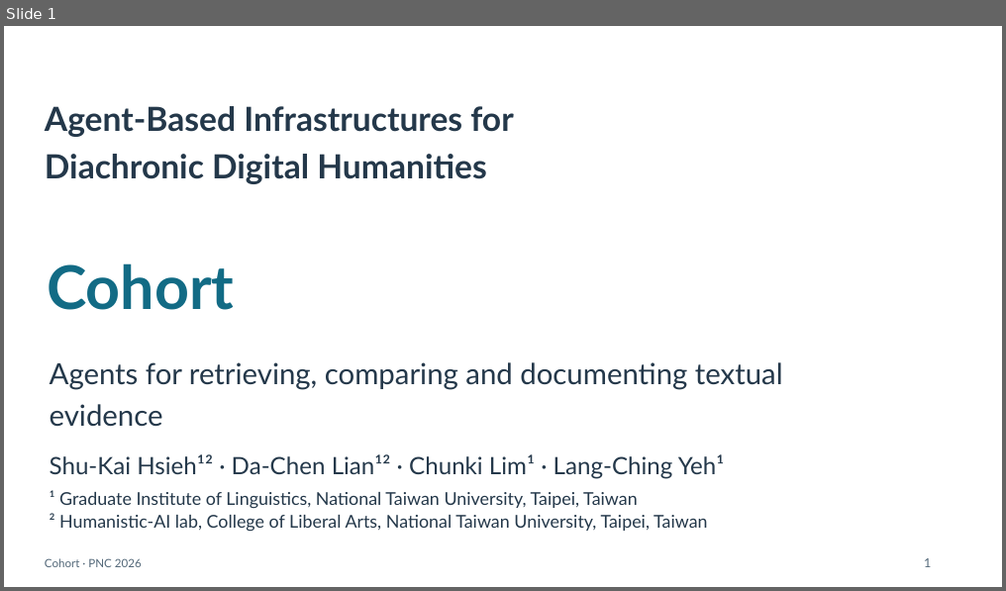
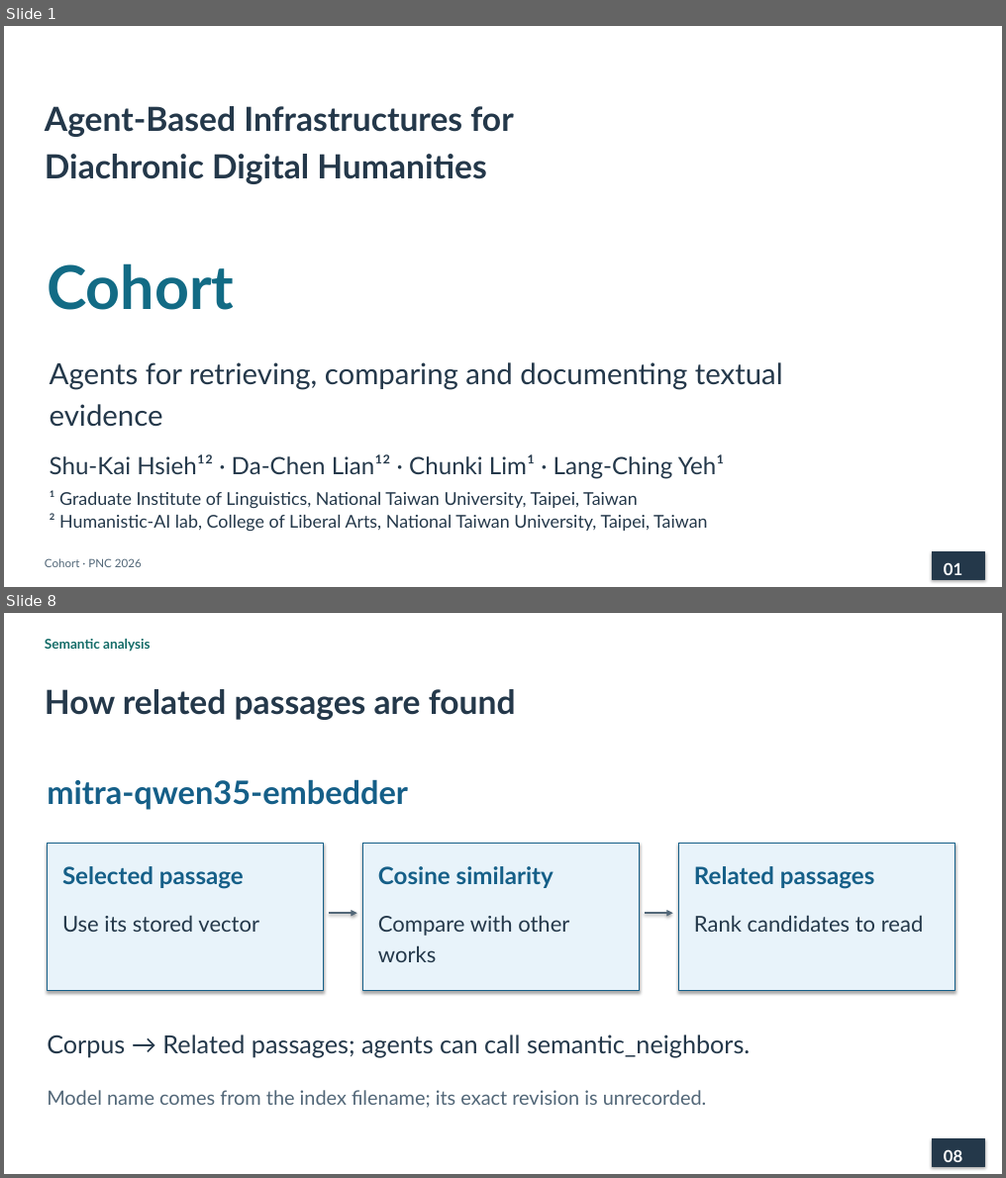
Before and after one commit to lopentu/cohort, a slide deck: docs/presentation/cohort-pnc-2026.pptx. Shown one above the other, each under a label of ours: slide 1 before the commit, slides 1 and 8 after it; the slides between them are not shown. The pictures are 1006x591 and 1006x1178 pixels, drawn with LibreOffice and Linux fonts; fonts in the diff are those of the drawing. Boxes give left, top, right and bottom in pixels: in the first picture for what was removed or moved away, otherwise in the second. Text is boxed around its words. In the diff, an @@ line names an element or a change of style, - is before the commit and + after.

```diff
--- a/docs/presentation/cohort-pnc-2026.pptx
+++ b/docs/presentation/cohort-pnc-2026.pptx
@@ slide 8 added at <box>4,613,1002,1174</box>, background #FFFFFF @@
@@ text added at <box>45,639,150,652</box>, 13 pt, text #146C68, bold @@
+Semantic analysis
@@ text added at <box>45,689,516,720</box>, 32 pt, text #24384A, bold @@
+How related passages are found
@@ text added at <box>47,779,408,810</box>, 31 pt, text #155F88, bold @@
+mitra-qwen35-embedder
@@ rectangle added at <box>47,843,324,991</box>, fill #E8F3FA, outline #155F88 1 pt @@
@@ rectangle added at <box>362,843,640,991</box>, fill #E8F3FA, outline #155F88 1 pt @@
@@ rectangle added at <box>678,843,955,991</box>, fill #E8F3FA, outline #155F88 1 pt @@
@@ text added at <box>62,866,244,889</box>, 23 pt, text #155F88, bold @@
+Selected passage
@@ text added at <box>378,866,553,888</box>, 23 pt, text #155F88, bold @@
+Cosine similarity
@@ text added at <box>694,866,874,889</box>, 23 pt, text #155F88, bold @@
+Related passages
@@ text added at <box>62,915,259,932</box>, 21 pt, text #24384A @@
+Use its stored vector
@@ arrow added from (328, 913) to (357, 913), #526778 1.5 pt @@
@@ text added at <box>378,915,569,962</box>, 21 pt, text #24384A @@
+Compare with other works
@@ arrow added from (645, 913) to (673, 913), #526778 1.5 pt @@
@@ text added at <box>694,915,924,932</box>, 21 pt, text #24384A @@
+Rank candidates to read
@@ text added at <box>47,1035,749,1059</box>, 24 pt, text #24384A @@
+Corpus → Related passages; agents can call semantic_neighbors.
@@ text added at <box>47,1090,706,1108</box>, 19 pt, text #526778 @@
+Model name comes from the index filename; its exact revision is unrecorded.
@@ rectangle added at <box>933,1140,985,1166</box>, fill #24384A, outline #24384A 1 pt @@
@@ text added at <box>944,1150,962,1162</box>, 16 pt, text #FFFFFF, bold @@
+08
@@ slide 1 changed as well @@
@@ text removed at <box>924,559,931,568</box> @@
-1
@@ rectangle added at <box>933,553,985,579</box>, fill #24384A, outline #24384A 1 pt @@
@@ text added at <box>944,563,962,575</box>, 16 pt, text #FFFFFF, bold @@
+01
```
Also in this commit, not shown: 18 other slides added, 34 slides removed, 6 other files.
